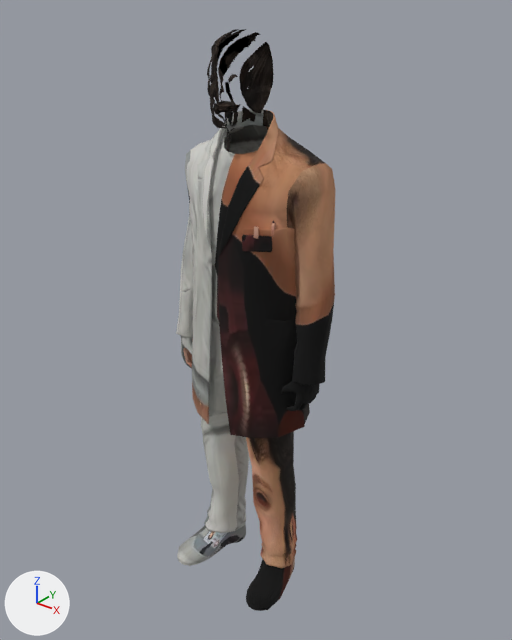
Before and after pictures for a commit that changed the glTF model public/models/people/medic-m01.glb.
Camera for both pictures: a camera (50 mm lens) standing at (1.256, -1.53, 0.927) and looking at (0.001, 0.038, -0.045). Every picture has the same lights, and +X, +Y and +Z are marked at lower left. The older version comes first. Objects named as collision shapes, trigger or cutter boxes, shadow casters or lower levels of detail are left out. Vertices at exactly the same position are counted once.

Objects in the first picture: 'lod0'.
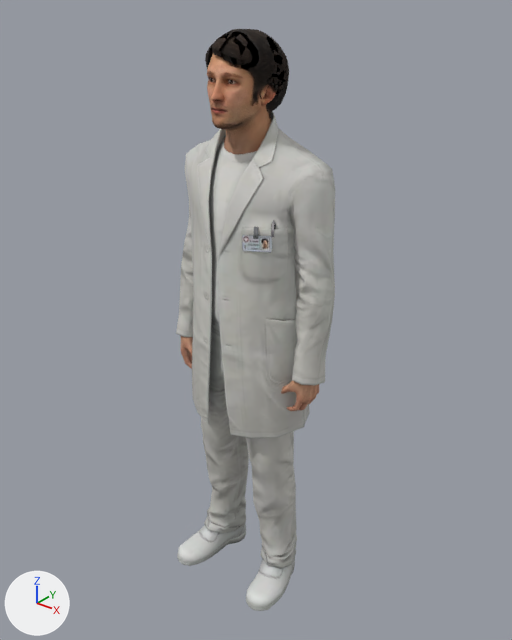
The newer file is also turned or shifted as a whole; pictures and numbers use the older file's frame.

Boxes (x1, y1, x2, y2) around the edits, measured in the pictures (512 x 640 px):
part 1 of me_lod0, built on
    before: (183, 74, 311, 410)
    after: (176, 29, 335, 609)
part 2 of me_lod0, surface changed (lighter)
    both: (177, 37, 335, 611)

The change, as a diff of the scene's bpy script:
```diff
--- a/public/models/people/medic-m01.glb.py
+++ b/public/models/people/medic-m01.glb.py
@@ me_lod0 @@
 # used by ob_lod0; location = (0.0, 0.0, 0.0)
-me_lod0.from_pydata(...)  # 2259 vertices, 4454 faces; spans x -0.29..0.28, y -0.19..0.19, z -1.0..0.8
+me_lod0.from_pydata(...)  # 3723 vertices, 7410 faces; spans x -0.29..0.28, y -0.19..0.19, z -1.0..0.8
+# me_lod0 part 1: 110 vertices moved within x -0.25..0.24, y -0.12..0.1, z -0.93..0.73; 5 vertices removed from x -0.23..0.04, y -0.12..0.03, z -0.21..0.77; 1469 vertices added at x -0.29..0.28, y -0.16..0.18, z -1.0..0.8
+# me_lod0 part 2: 2267 kept faces spanning x -0.29..0.28, y -0.19..0.19, z -1.0..0.8 get new texture (UV) coordinates
 me_lod0.materials.append(mat_body)
```
